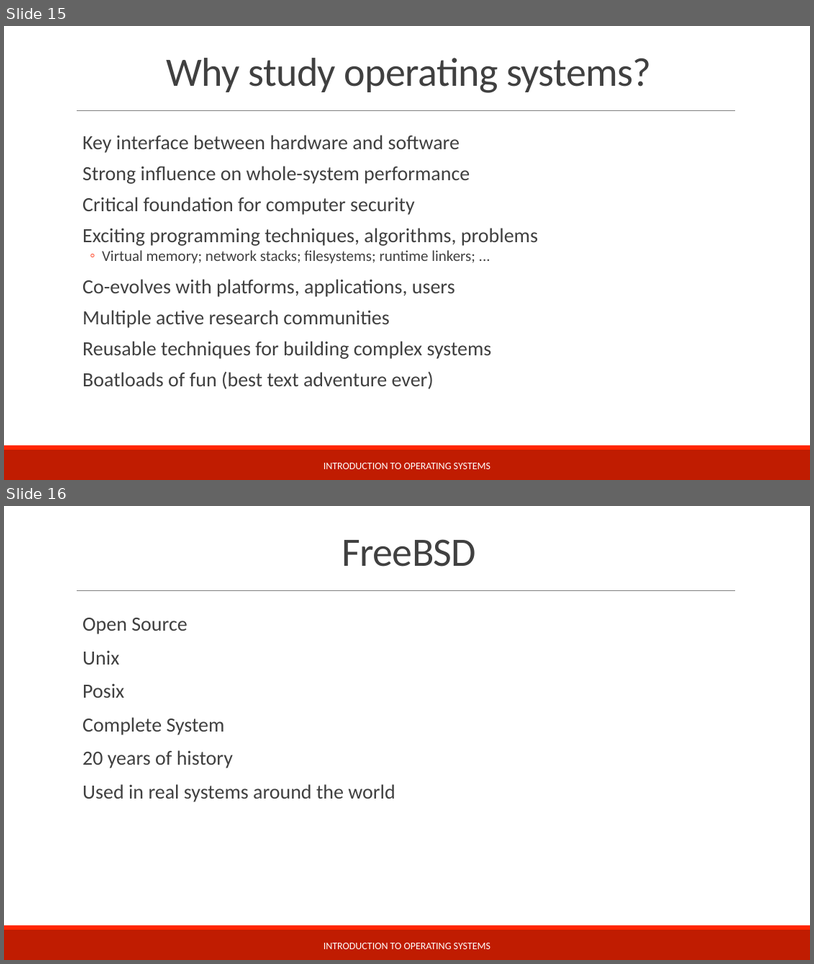
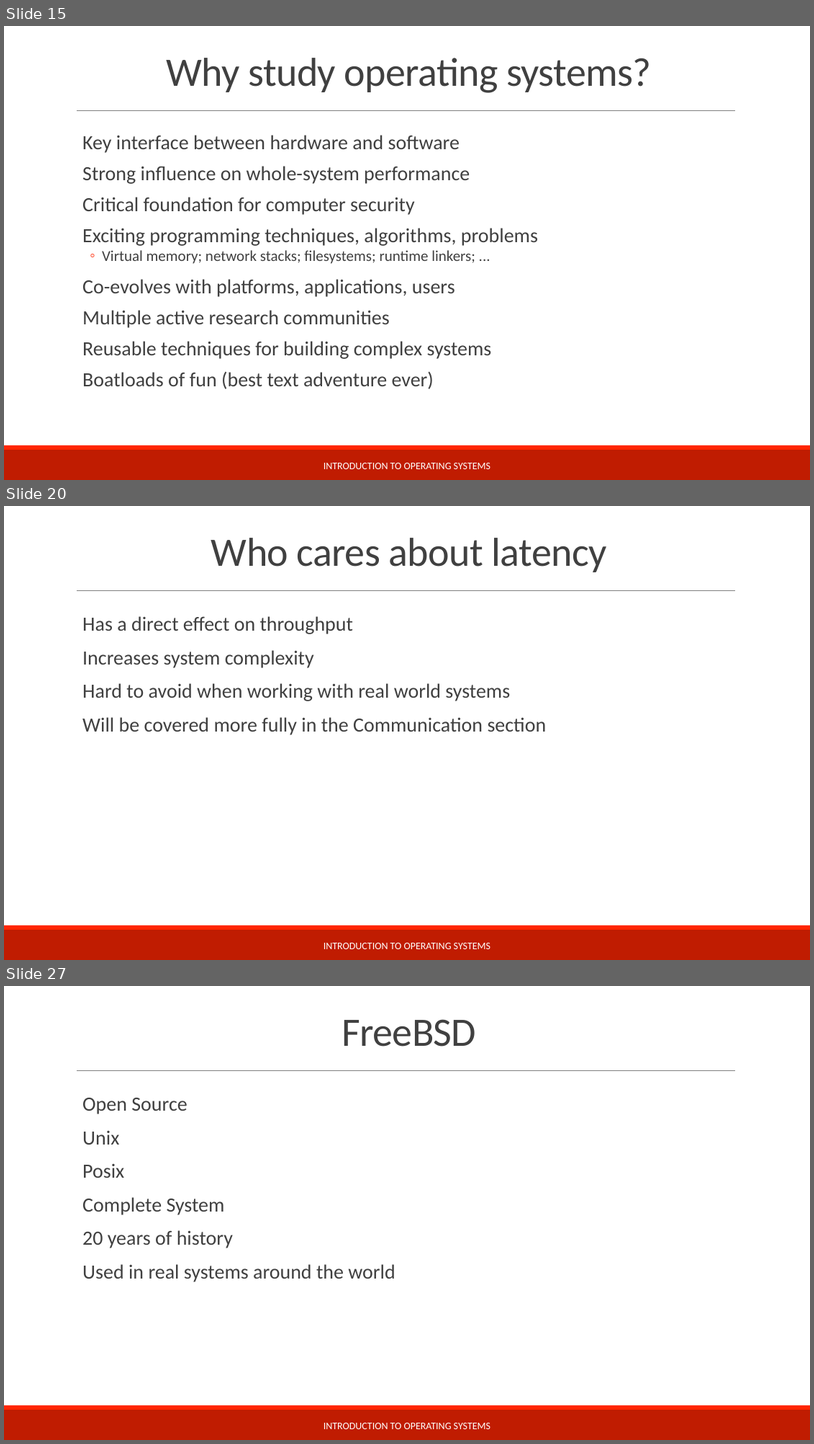
Before and after one commit to teachbsd/course, a slide deck: undergraduate/lectures/introduction.pptx. Shown one above the other, each under a label of ours: slides 15 and 16 before the commit, slides 15, 20 and 27 after it; the slides between them are not shown. The pictures are 814x964 and 814x1444 pixels, drawn with LibreOffice and Linux fonts; fonts in the diff are those of the drawing; background and template pictures are left out. Boxes give left, top, right and bottom in pixels: in the first picture for what was removed or moved away, otherwise in the second. Text is boxed around its words. In the diff, an @@ line names an element or a change of style, - is before the commit and + after.

```diff
--- a/undergraduate/lectures/introduction.pptx
+++ b/undergraduate/lectures/introduction.pptx
@@ slide 20 added at (x1=4, y1=506, x2=810, y2=960), background #FFFFFF; not listed: 3 template elements that a slide beside it also shows @@
@@ title added at (x1=211, y1=538, x2=607, y2=572), 48 pt, text #404040 @@
+Who cares about latency
@@ text added at (x1=82, y1=616, x2=547, y2=735), 24 pt, text #404040 @@
+  Has a direct effect on throughput
+  Increases system complexity
+  Hard to avoid when working with real world systems
+  Will be covered more fully in the Communication section
@@ text added at (x1=324, y1=942, x2=491, y2=949), 12 pt, text #FFFFFF @@
+INTRODUCTION TO OPERATING SYSTEMS
@@ what was slide 16 is now slide 27 @@
```
Also in this commit, not shown: 10 other slides added, 9 other files.
